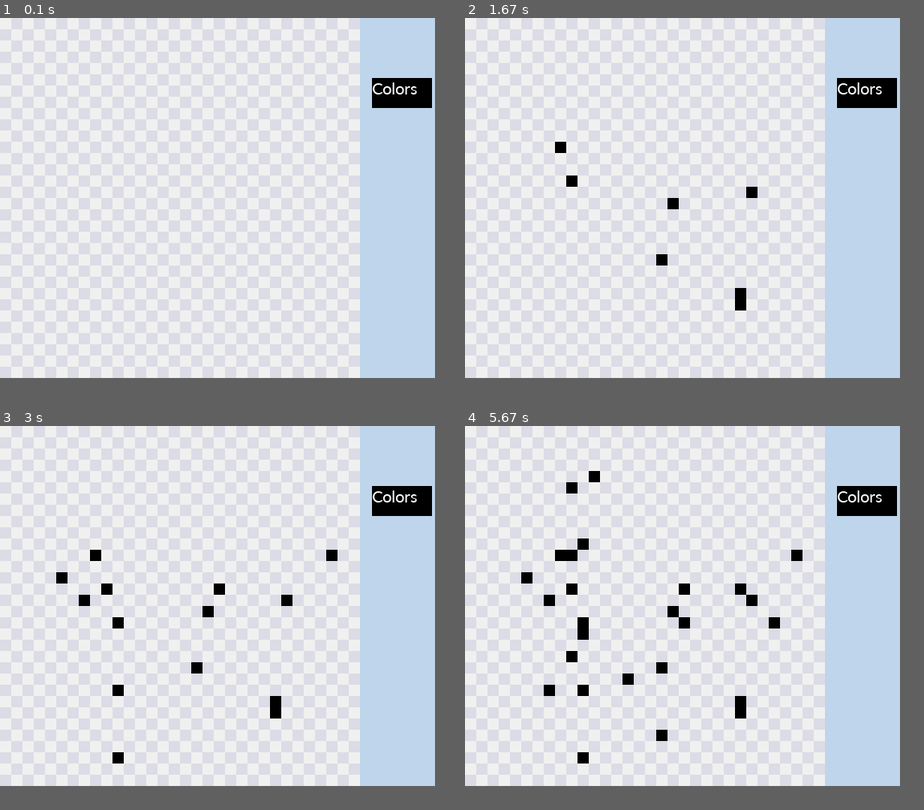
Above: before the commit, frames 1-4 (two rows, left to right).
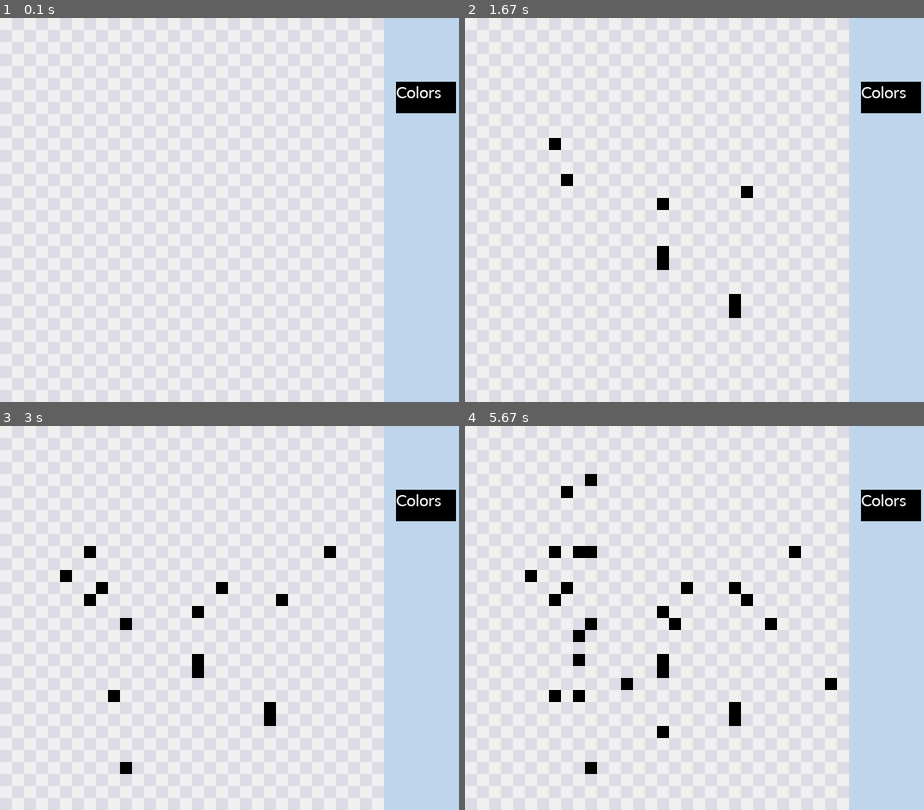
Above: after the commit, the same moments.

Repository: rinaalo/PixelArtSoftware
Game: pygame game, started from main.py
The game is run twice, just before and just after one commit, with the same random seed, the same clock (stepped at 60 frames per second) and the same inputs.
Inputs (mouse positions are in pixels of both pictures, inside the frame that each line leads up to):
- Up to frame 1 (0.1 s): no input
- Up to frame 2 (1.67 s): press the mouse at (584, 213) at 0.37 s; move the mouse to (662, 256) at 0.47 s; release the mouse at (740, 294) at 0.6 s; press the mouse at (584, 213) at 0.7 s; move the mouse to (662, 259) at 0.8 s; release the mouse at (735, 306) at 0.93 s; press the mouse at (584, 213) at 1.03 s; move the mouse to (666, 206) at 1.13 s; release the mouse at (749, 198) at 1.27 s; press the mouse at (584, 213) at 1.37 s; move the mouse to (570, 179) at 1.47 s; release the mouse at (556, 148) at 1.6 s
- Up to frame 3 (3 s): press the mouse at (119, 621) at 1.7 s; move the mouse to (224, 587) at 1.8 s; release the mouse at (325, 548) at 1.93 s; press the mouse at (119, 621) at 2.03 s; move the mouse to (119, 621) at 2.13 s; release the mouse at (119, 621) at 2.27 s; press the mouse at (119, 621) at 2.37 s; move the mouse to (119, 690) at 2.47 s; release the mouse at (119, 763) at 2.6 s; press the mouse at (119, 621) at 2.7 s; move the mouse to (87, 598) at 2.8 s; release the mouse at (59, 579) at 2.93 s
- Up to frame 4 (5.67 s): press the mouse at (584, 621) at 3.03 s; move the mouse to (579, 637) at 3.13 s; release the mouse at (575, 656) at 3.27 s; press the mouse at (584, 621) at 3.37 s; move the mouse to (625, 679) at 3.47 s; release the mouse at (666, 737) at 3.6 s; press the mouse at (584, 621) at 3.7 s; move the mouse to (588, 548) at 3.8 s; release the mouse at (588, 475) at 3.93 s; press the mouse at (584, 621) at 4.03 s; move the mouse to (680, 621) at 4.13 s; release the mouse at (777, 625) at 4.27 s; press the mouse at (584, 621) at 4.37 s; move the mouse to (575, 556) at 4.47 s; release the mouse at (565, 491) at 4.6 s; click (832, 687) at 4.75 s; click (735, 583) at 5.25 s; click (547, 690) at 5.58 s
The window is 580x480 before the commit and 612x512 after it. Grey fills any space a smaller window leaves; there, only what the larger window draws over its background counts as a difference.

The runs differ from the first frame. In frame 1, 11% of the frame differs, in the area x 0-100%, y 0-100%; in frame 2, 12%; in frame 3, 12%; in frame 4, 13%.

Commit message:
- changed how screen size works - instead of using number of rows or columns to calculate, we use predetermined screen size.

Diff:
--- a/grid.py
+++ b/grid.py
@@ -12,20 +12,15 @@
     black = (0, 0, 0)
     current_color = black
 
+    SCREEN_WIDTH = 512
+    SCREEN_HEIGHT = 512
+    MENU_WIDTH_OFFSET = 100
+
     GRID_ROW = 32
     GRID_COL = 32
 
-    if GRID_ROW <= 40 or GRID_COL <= 40:
-        WIDTH = 15
-        HEIGHT = 15
-    elif (GRID_ROW > 40 and GRID_ROW <= 64) or (GRID_COL > 40 and GRID_COL <= 64):
-        WIDTH = 10
-        HEIGHT = 10
-    else:
-        WIDTH = 7
-        HEIGHT = 7
-
-    MENU_X_OFFSET = 100
+    PIXEL_WIDTH = SCREEN_WIDTH // GRID_COL
+    PIXEL_HEIGHT = SCREEN_HEIGHT // GRID_ROW
 
     grid = np.arange(GRID_ROW * GRID_COL, dtype=Color).reshape(GRID_ROW, GRID_COL)
 
@@ -34,7 +29,7 @@
             grid[row][column] = 0
 
     pygame.init()
-    window_size = [WIDTH * GRID_COL + MENU_X_OFFSET, HEIGHT * GRID_ROW]
+    window_size = [SCREEN_WIDTH + MENU_WIDTH_OFFSET, SCREEN_HEIGHT]
     surface = pygame.display.set_mode(window_size)
     pygame.display.set_caption("Grid")
     clock = pygame.time.Clock()
@@ -47,13 +42,13 @@
     surface.blit(layer, (0,0))
 
     # Buttons
-    menu_width = MENU_X_OFFSET
-    menu_height = HEIGHT * GRID_ROW
+    menu_width = MENU_WIDTH_OFFSET
+    menu_height = PIXEL_HEIGHT * GRID_ROW
 
     colors_lightcolor = (150, 150, 150)
     colors_darkcolor = (60, 60, 60)
 
-    font = pygame.font.SysFont('Corbel', MENU_X_OFFSET // 4)
+    font = pygame.font.SysFont('Corbel', MENU_WIDTH_OFFSET // 4)
 
     # Draw on canvas
     def render_canvas(new_color):
@@ -61,10 +56,10 @@
             for column in range(GRID_COL):
                 if grid[row][column] != 0:
                     pygame.draw.rect(surface, grid[row][column],
-                    [WIDTH * column, HEIGHT * row, WIDTH, HEIGHT])
+                    [PIXEL_WIDTH * column, PIXEL_HEIGHT * row, PIXEL_WIDTH, PIXEL_HEIGHT])
                 else:
                     pygame.draw.rect(layer, grid[row][column],
-                    [WIDTH * column, HEIGHT * row, WIDTH, HEIGHT])
+                    [PIXEL_WIDTH * column, PIXEL_HEIGHT * row, PIXEL_WIDTH, PIXEL_HEIGHT])
 
 
     # Game Loop
@@ -82,15 +77,15 @@
                 run = False
             # Click on canvas
             if click[0]:
-                column = pos[0] // WIDTH
-                row = pos[1] // HEIGHT
+                column = pos[0] // PIXEL_WIDTH
+                row = pos[1] // PIXEL_HEIGHT
                 try:
                     grid[row][column] = current_color
                 except IndexError:
                     pass
             # Click on button
             if event.type == pygame.MOUSEBUTTONDOWN:
-                if menu_width/6 + (WIDTH * GRID_COL) <= pos[0] <= menu_width/2 + (WIDTH * GRID_COL) and menu_height/6 <= pos[1] <= menu_height/4:
+                if menu_width/6 + (PIXEL_WIDTH * GRID_COL) <= pos[0] <= menu_width/2 + (PIXEL_WIDTH * GRID_COL) and menu_height/6 <= pos[1] <= menu_height/4:
                     temporary_color = rgb_color()
                     if (temporary_color != None): current_color = temporary_color
 
@@ -103,7 +98,7 @@
                     color = white
                 else:
                     color = grey
-                pygame.draw.rect(surface, color, [WIDTH * column, HEIGHT * row, WIDTH, HEIGHT])
+                pygame.draw.rect(surface, color, [PIXEL_WIDTH * column, PIXEL_HEIGHT * row, PIXEL_WIDTH, PIXEL_HEIGHT])
 
         # Draw on canvas
         #alpha_layer()
@@ -116,12 +111,12 @@
             button_color = colors_darkcolor
 
         # Create Buttons
-        if menu_width/6 + (WIDTH * GRID_COL) <= pos[0] <= menu_width/2 + (WIDTH * GRID_COL) and menu_height/6 <= pos[1] <= menu_height/4:
-            pygame.draw.rect(surface,colors_lightcolor,[menu_width/6 + (WIDTH * GRID_COL),menu_height/6, menu_width - menu_width/5, menu_height/12])
+        if menu_width/6 + (PIXEL_WIDTH * GRID_COL) <= pos[0] <= menu_width/2 + (PIXEL_WIDTH * GRID_COL) and menu_height/6 <= pos[1] <= menu_height/4:
+            pygame.draw.rect(surface,colors_lightcolor,[menu_width/6 + (PIXEL_WIDTH * GRID_COL),menu_height/6, menu_width - menu_width/5, menu_height/12])
         else:
-            pygame.draw.rect(surface,button_color,[menu_width/6 + (WIDTH * GRID_COL),menu_height/6, menu_width - menu_width/5, menu_height/12])
+            pygame.draw.rect(surface,button_color,[menu_width/6 + (PIXEL_WIDTH * GRID_COL),menu_height/6, menu_width - menu_width/5, menu_height/12])
 
-        surface.blit(colors_text , (menu_width/6 + (WIDTH * GRID_COL),menu_height/6))
+        surface.blit(colors_text , (menu_width/6 + (PIXEL_WIDTH * GRID_COL),menu_height/6))
 
         pygame.display.flip()
     pygame.quit()
